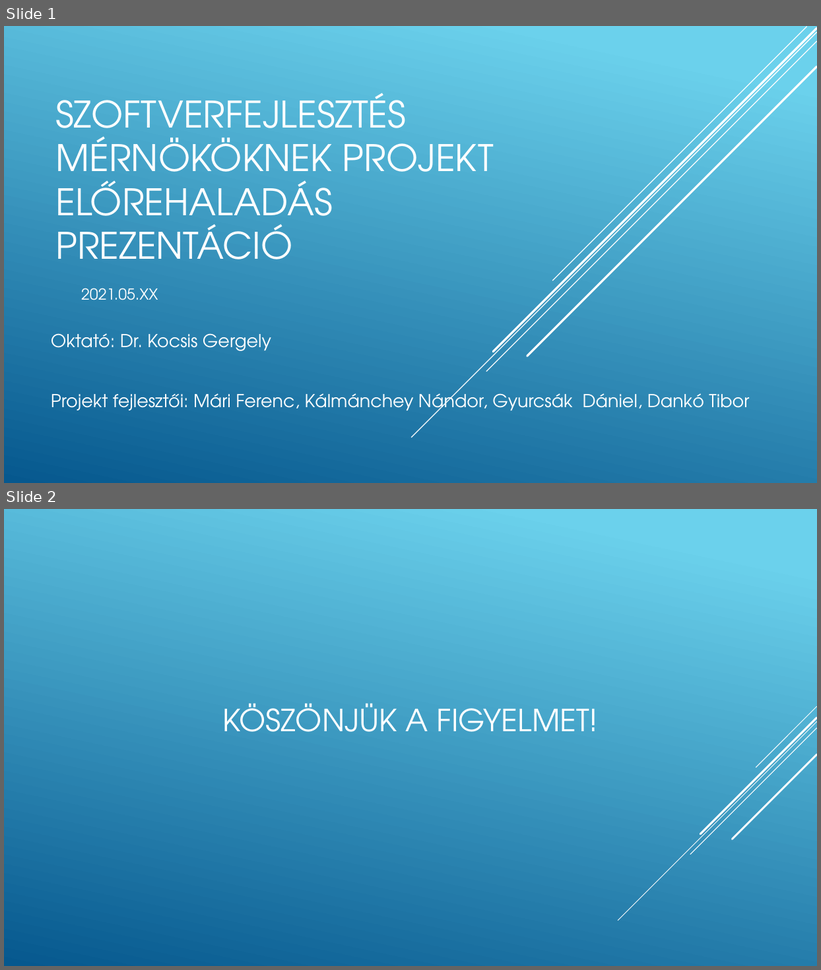
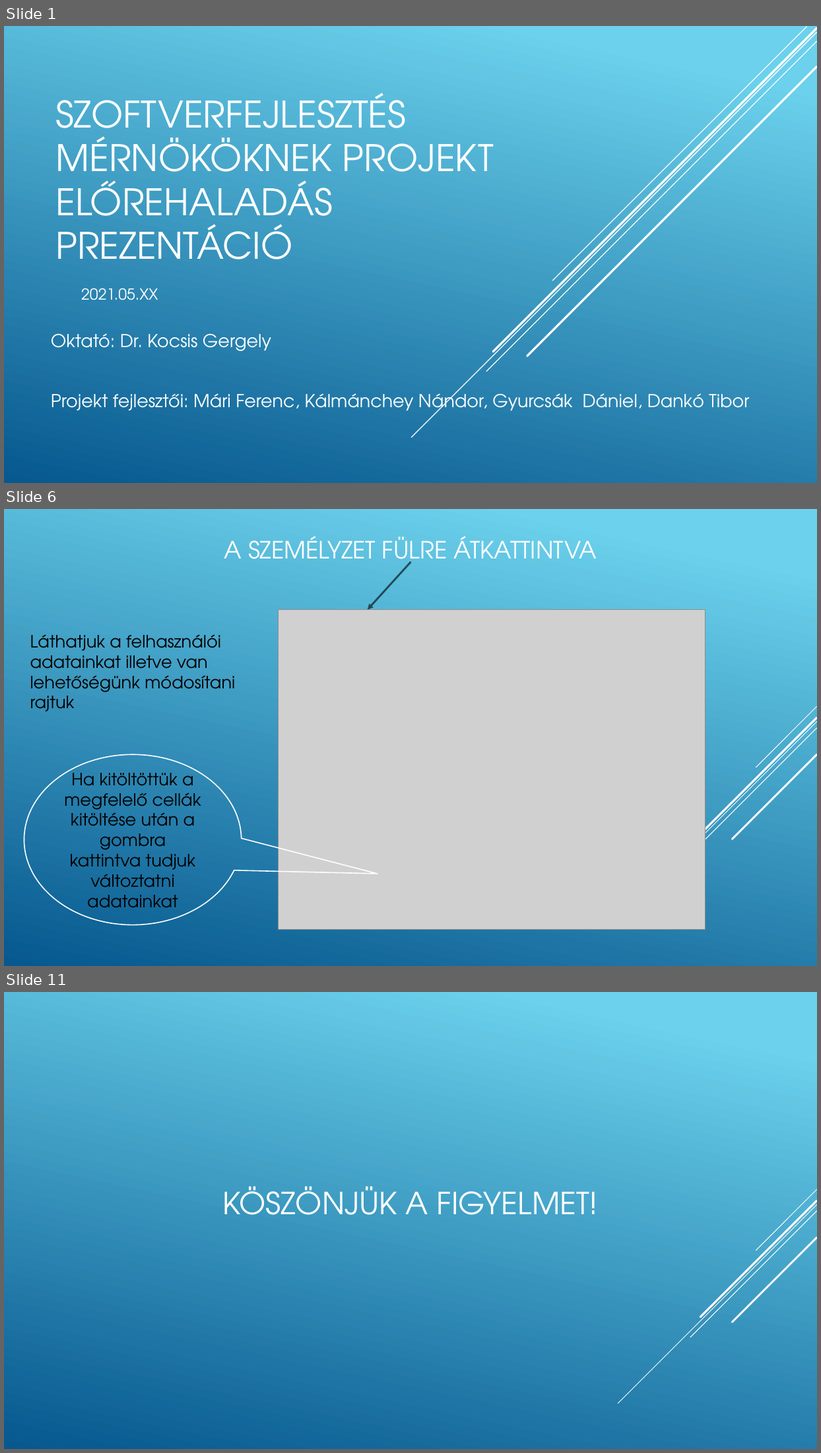
Before and after one commit to mariferi/Pontus, a slide deck: Végső_Szoftverfejlesztes_mernokoknek_projekt_elorehaladas_prezentacio.pptx. Shown one above the other, each under a label of ours: slides 1 and 2 before the commit, slides 1, 6 and 11 after it; the slides between them are not shown. The pictures are 821x970 and 821x1453 pixels, drawn with LibreOffice and Linux fonts; fonts in the diff are those of the drawing; grey boxes stand for pictures. Boxes give left, top, right and bottom in pixels: in the first picture for what was removed or moved away, otherwise in the second. Text is boxed around its words. In the diff, an @@ line names an element or a change of style, - is before the commit and + after.

```diff
--- a/Végső_Szoftverfejlesztes_mernokoknek_projekt_elorehaladas_prezentacio.pptx
+++ b/Végső_Szoftverfejlesztes_mernokoknek_projekt_elorehaladas_prezentacio.pptx
@@ slide 6 added at <box>4,509,817,966</box>, background gradient #6ED2EB to #06588E; not listed: 5 template elements that a slide beside it also shows @@
@@ title added at <box>224,536,597,570</box>, 28 pt, text #FFFFFF @@
+A SZEMÉLYZET FÜLRE ÁTKATTINTVA
@@ arrow added from (411, 562) to (368, 609), #000000 2.25 pt @@
@@ picture added at <box>279,609,706,930</box> @@
@@ text added at <box>30,634,235,712</box>, 20 pt, text #000000 @@
+Láthatjuk a felhasználói adatainkat illetve van lehetőségünk módosítani rajtuk
@@ speech bubble added at <box>24,755,242,925</box>, outline #FFFFFF 1.25 pt, 20 pt, text #000000 @@
+Ha kitöltöttük a megfelelő cellák kitöltése után a gombra kattintva tudjuk változtatni adatainkat
@@ what was slide 2 is now slide 11 @@
```
Also in this commit, not shown: 8 other slides added.
